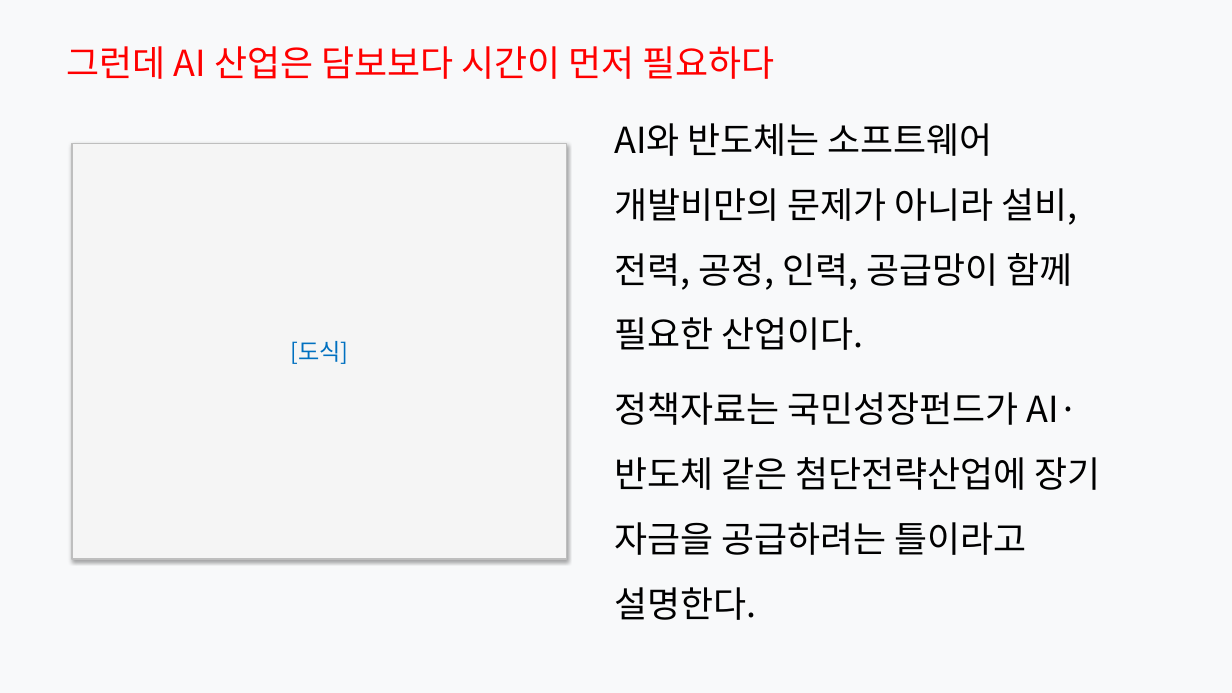
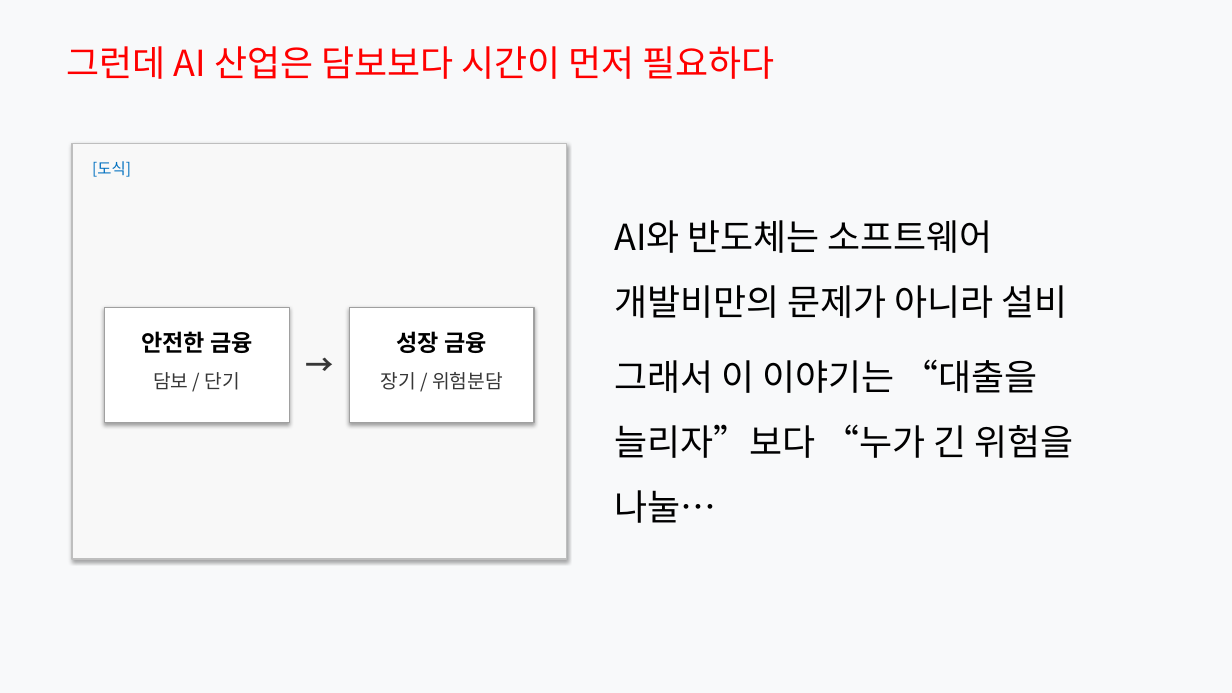
Before and after one commit to Rlearnchan/luddite, a slide deck: slide 4 of outputs/pptx/productive_finance_policy_styled_draft.pptx. Drawn at 1232x693 pixels with LibreOffice and Linux fonts; fonts in the diff are those of the drawing. Boxes give left, top, right and bottom in pixels: in the first picture for what was removed or moved away, otherwise in the second. Text is boxed around its words. In the diff, an @@ line names an element or a change of style, - is before the commit and + after.

```diff
--- a/outputs/pptx/productive_finance_policy_styled_draft.pptx
+++ b/outputs/pptx/productive_finance_policy_styled_draft.pptx
@@ rectangle at <box>72,143,567,559</box>: fill #F5F5F5 to #F8F8F8 @@
@@ text added at <box>92,161,131,177</box>, 12 pt, text #0070C0 @@
+[도식]
@@ text at <box>614,220,1073,523</box>: text changed @@
-AI와 반도체는 소프트웨어 개발비만의 문제가 아니라 설비, 전력, 공정, 인력, 공급망이 함께 필요한 산업이다.
-정책자료는 국민성장펀드가 AI·반도체 같은 첨단전략산업에 장기 자금을 공급하려는 틀이라고 설명한다.
+AI와 반도체는 소프트웨어 개발비만의 문제가 아니라 설비
+그래서 이 이야기는 “대출을 늘리자”보다 “누가 긴 위험을 나눌…
@@ rectangle added at <box>104,308,289,423</box>, fill #FFFFFF, outline #A0A0A0 1 pt @@
@@ rectangle added at <box>349,308,534,423</box>, fill #FFFFFF, outline #A0A0A0 1 pt @@
@@ text added at <box>141,331,253,353</box>, 18 pt, text #000000, bold @@
+안전한 금융
@@ text in rectangle at <box>290,341,348,364</box>: text removed @@
-[도식]
@@ text added at <box>297,343,343,378</box>, 22 pt, text #373737, bold @@
+→
@@ text added at <box>397,331,487,353</box>, 18 pt, text #000000, bold @@
+성장 금융
@@ text added at <box>153,372,240,390</box>, 15 pt, text #373737 @@
+담보 / 단기
@@ text added at <box>380,372,503,390</box>, 15 pt, text #373737 @@
+장기 / 위험분담
```
Also in this commit, not shown: 19 other slides changed, 8 other files.
